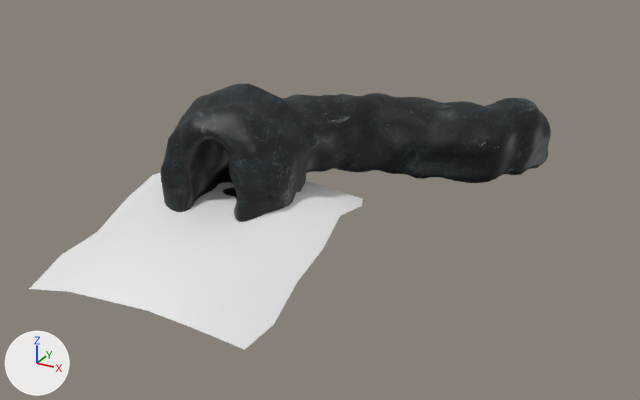
Renders of the glTF model assets/terrain/lamina_cave_2.glb from each side of a commit.
One viewpoint serves both versions: a 50 mm camera at (22.0, -29.1, 16.1) aimed at (2.5, 6.5, -1.6). Arrows for +X, +Y and +Z are at lower left; the lights stay in place.

The older version as bpy lines, for what is in view:
```python
me_cube_001 = bpy.data.meshes.new('Cube.001')
me_cube_001.from_pydata(...)  # 4377 vertices, 8704 faces; spans x -3.8..11.1, y 0.2..18.0, z -2.0..4.4
me_cube_001.materials.append(mat_rock)  # picture img_rock035_1k_jpg_color
me_plane = bpy.data.meshes.new('Plane')
me_plane.from_pydata(...)  # 42 vertices, 60 faces; spans x -5.93..5.59, y -5.31..6.26, z -3.19..0.09
ob_grass = bpy.data.objects.new('Grass', me_plane)
ob_grass.location = (0.0, 0.0, 0.0)
ob_laminacave2 = bpy.data.objects.new('LaminaCave2', me_cube_001)
ob_laminacave2.location = (0.0, 0.0, 0.0)
```
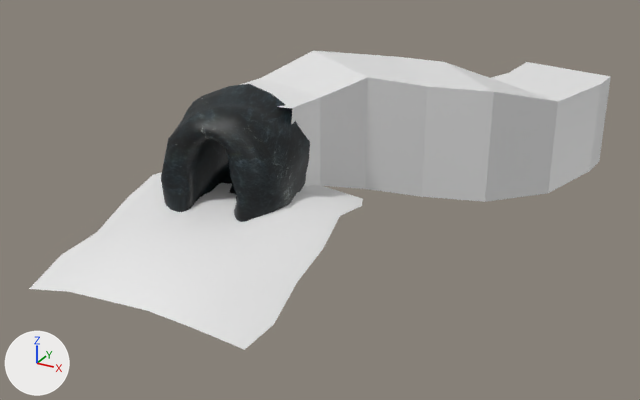
What differs and where, as boxes [x1, y1, x2, y2] in the pictures (640 x 400 px):
```json
{"object": "LightBlock", "change": "added", "after": [202, 51, 611, 202]}
```

Edits to the scene script, one JSON object a line:
```json
{"op": "add", "block": "me_cube", "code": ["me_cube = bpy.data.meshes.new('Cube')", "me_cube.from_pydata(...)  # 36 vertices, 64 faces; spans x -2.3..13.0, y 3.5..21.6, z -2.5..4.4"]}
{"op": "add", "block": "ob_lightblock", "code": ["ob_lightblock = bpy.data.objects.new('LightBlock', me_cube)", "ob_lightblock.location = (0.0, 0.0, 0.0)"]}
```
